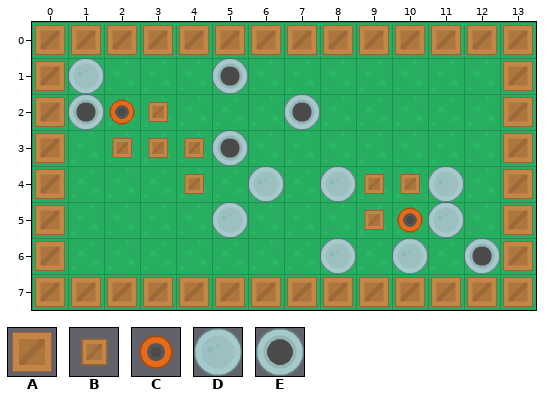
Two versions of a level (Tiled map, bot-battles/data/source/map.tmx). Above is the file before it was changed.
Cells are 64x64 px. Shown: x 0..13, y 0..7.
Key: from "map": A 128, B 129, C 197, D 358, E 367.
_ is an empty cell.
Objects are placed by their top-left corner, in cells (3,4 is the top-left corner of cell 3,4); size is 1x1 cell unless given.
Layers that did not change in this view are not listed.
Layer "wall" before, first column x 0:
0 AAAAAAAAAAAAAA
1 A____________A
2 A__B_________A
3 A_BBB________A
4 A___B____BB__A
5 A________B___A
6 A____________A
7 AAAAAAAAAAAAAA
Objects on layer "botSpawner" before:
C "botSpawner2" at 2,2
C "botSpawner1" at 10,5
Objects on layer "healthSpawner" before:
D "healthSpawner1" at 1,1
D "healthSpawner1" at 6,4
D "healthSpawner1" at 11,4
D "healthSpawner1" at 8,4
D "healthSpawner1" at 11,5
D "healthSpawner1" at 5,5
D "healthSpawner1" at 10,6
D "healthSpawner1" at 8,6
Objects on layer "weaponSpawner" before:
E "weaponSpawner1" at 5,1
E "weaponSpawner1" at 7,2
E "weaponSpawner1" at 1,2
E "weaponSpawner1" at 5,3
E "weaponSpawner1" at 12,6
New version:
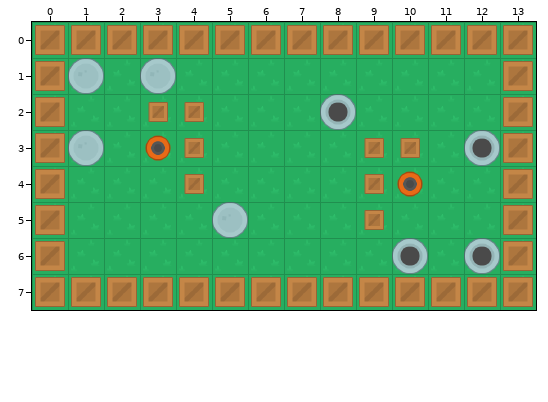
From old to new:
Changed rows in their new state; . is an unchanged cell.
Layer "wall":
first column x 2:
2 ..B......
3 __.....BB
4 ........_
Layer "botSpawner":
changed: C "botSpawner2" at 2,2 -> C "botSpawner2" at 3,3
changed: C "botSpawner1" at 10,5 -> C "botSpawner1" at 10,4
Layer "healthSpawner":
added: D "healthSpawner" at 3,1
added: D "healthSpawner" at 1,3
removed: D "healthSpawner1" at 6,4
removed: D "healthSpawner1" at 11,4
removed: D "healthSpawner1" at 8,4
removed: D "healthSpawner1" at 11,5
removed: D "healthSpawner1" at 10,6
removed: D "healthSpawner1" at 8,6
Layer "weaponSpawner":
added: E "weaponSpawner" at 8,2
added: E "weaponSpawner" at 12,3
added: E "weaponSpawner" at 10,6
removed: E "weaponSpawner1" at 5,1
removed: E "weaponSpawner1" at 7,2
removed: E "weaponSpawner1" at 1,2
removed: E "weaponSpawner1" at 5,3
